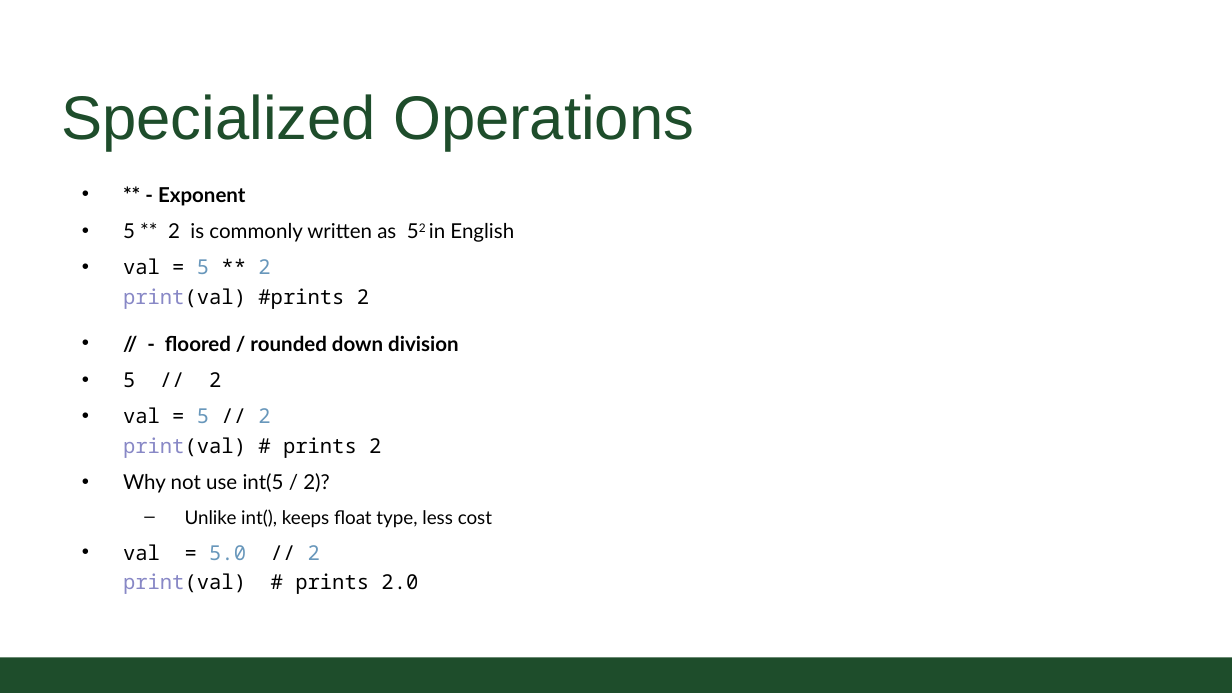
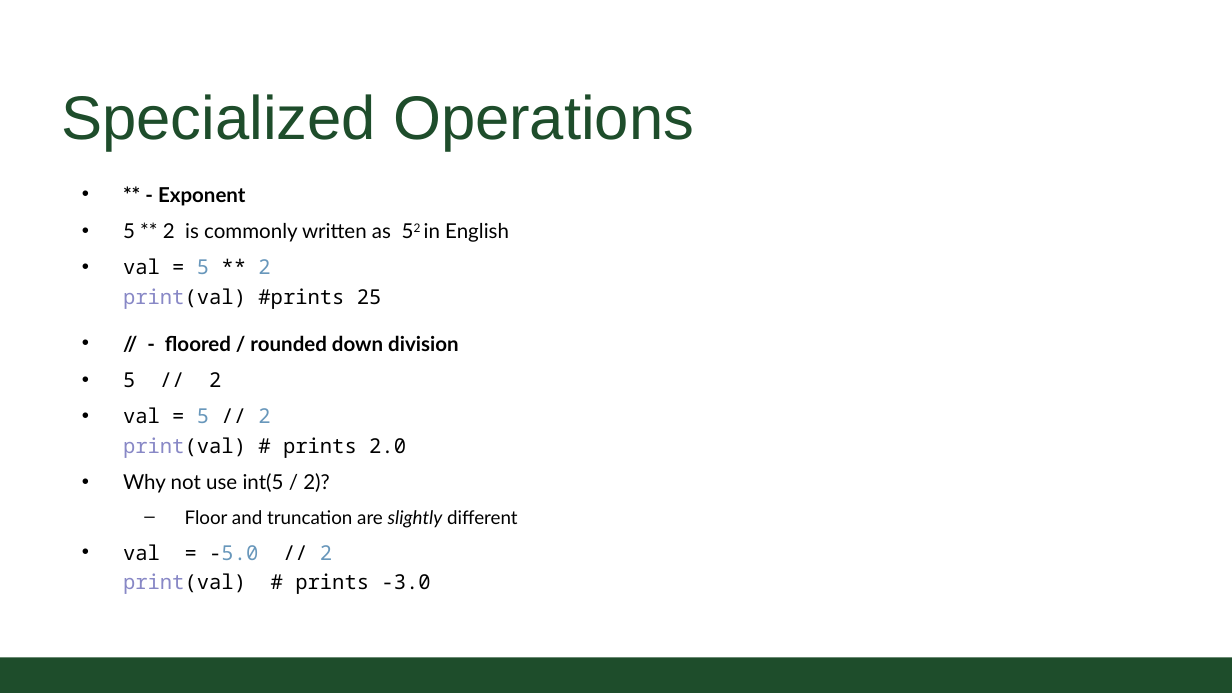
Before and after one commit to CSU-CS150B/handouts, a slide deck: slide 9 of Slides/On-Campus/05_01_InclusiveDesignandExpressions.pptx (slide 8 before the commit). Drawn at 1232x693 pixels with LibreOffice and Linux fonts; fonts in the diff are those of the drawing; background and template pictures are left out. Boxes give left, top, right and bottom in pixels: in the first picture for what was removed or moved away, otherwise in the second. Text is boxed around its words. In the diff, an @@ line names an element or a change of style, - is before the commit and + after.

```diff
--- a/Slides/On-Campus/05_01_InclusiveDesignandExpressions.pptx
+++ b/Slides/On-Campus/05_01_InclusiveDesignandExpressions.pptx
@@ text at (123,258,382,309): text changed @@
-• val = 5 ** 2
-  print(val) #prints 2
+• val = 5 ** 2
+  print(val) #prints 25
@@ text at (123,407,406,458): text changed @@
-• val = 5 // 2
-  print(val) # prints 2
+• val = 5 // 2
+  print(val) # prints 2.0
@@ text at (123,510,518,594): text changed @@
-  – Unlike int(), keeps float type, less cost
-• val = 5.0 // 2
-  print(val) # prints 2.0
+  – Floor and truncation are slightly different
+• val = -5.0 // 2
+  print(val) # prints -3.0
```
Also in this commit, not shown: 1 slide added.
